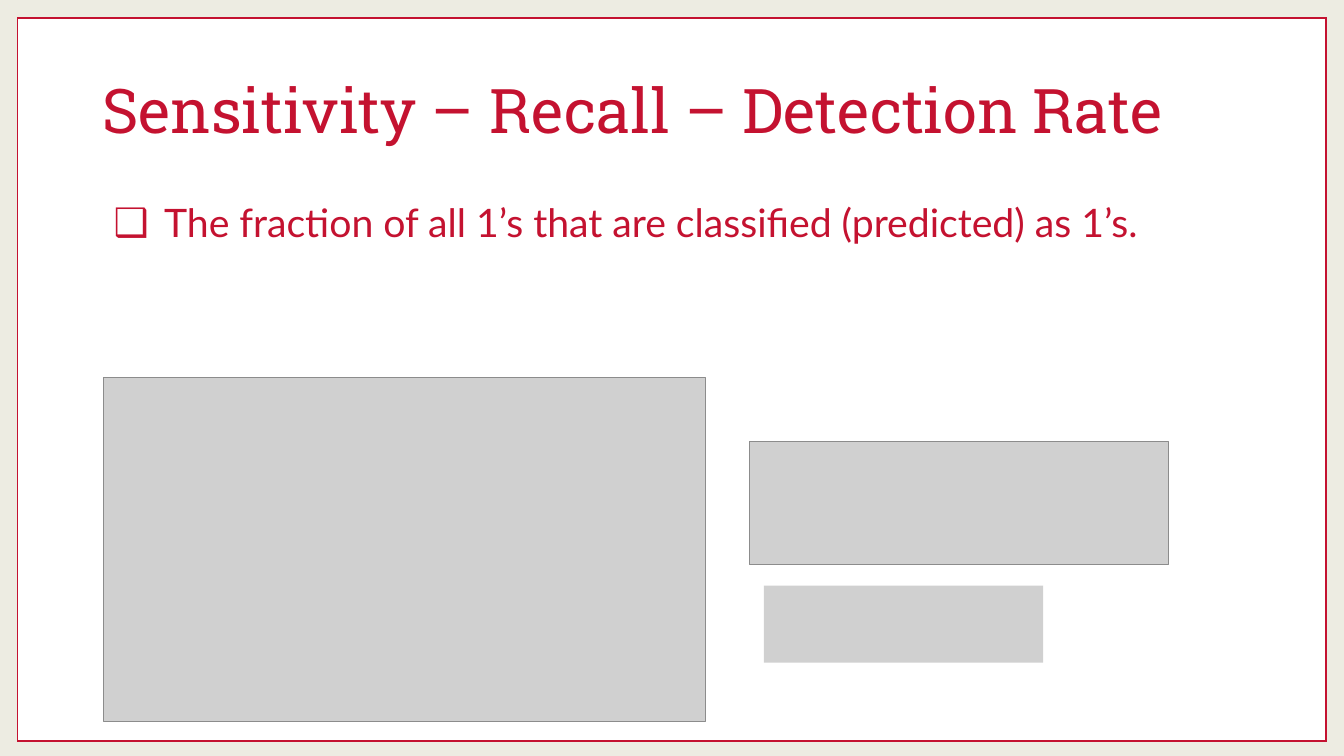
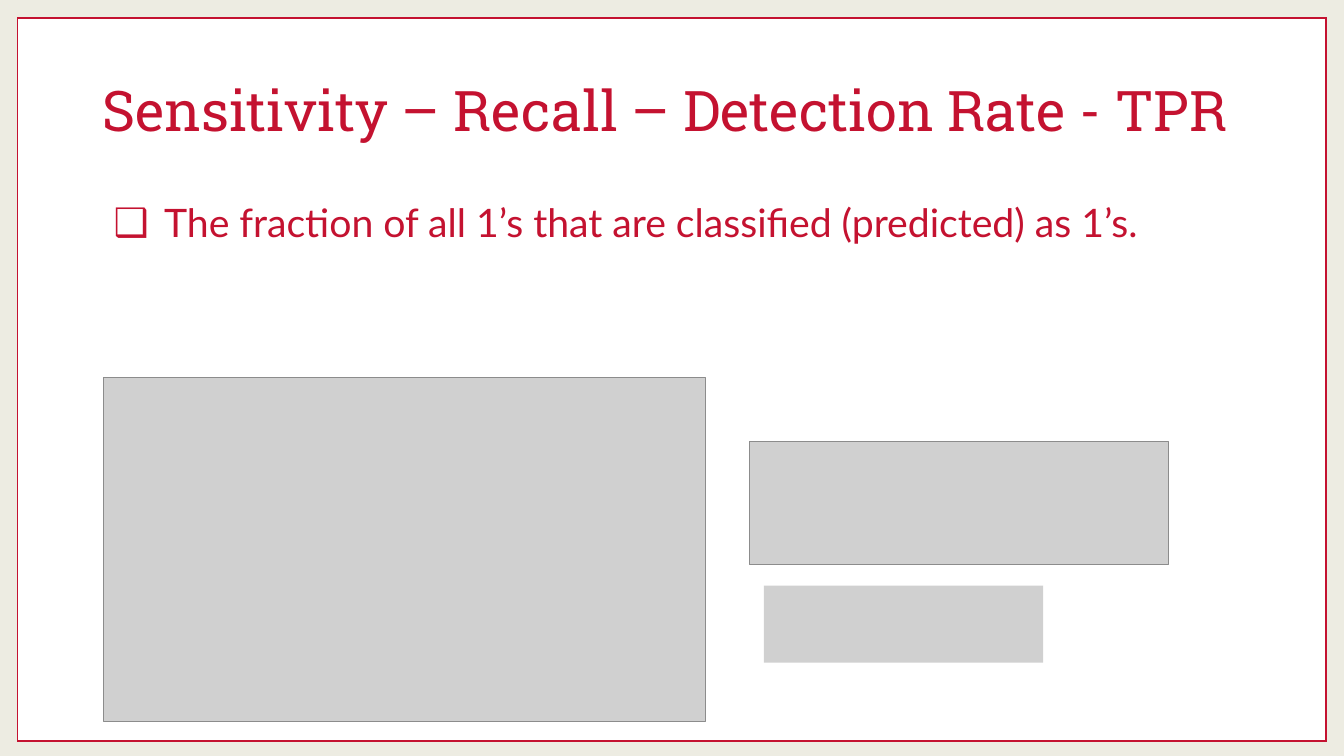
Before and after one commit to martinwg/ISA591, a slide deck: slide 25 of PPT/Module 4 - Model Performance for Classification.pptx (slide 18 before the commit). Drawn at 1344x756 pixels with LibreOffice and Linux fonts; fonts in the diff are those of the drawing; grey boxes stand for pictures. Boxes give left, top, right and bottom in pixels: in the first picture for what was removed or moved away, otherwise in the second. Text is boxed around its words. In the diff, an @@ line names an element or a change of style, - is before the commit and + after.

```diff
--- a/PPT/Module 4 - Model Performance for Classification.pptx
+++ b/PPT/Module 4 - Model Performance for Classification.pptx
@@ title at box(102, 88, 1227, 143): text changed; size 44 to 40 pt @@
-Sensitivity – Recall – Detection Rate
+Sensitivity – Recall – Detection Rate - TPR
```
Also in this commit, not shown: 7 slides added.
